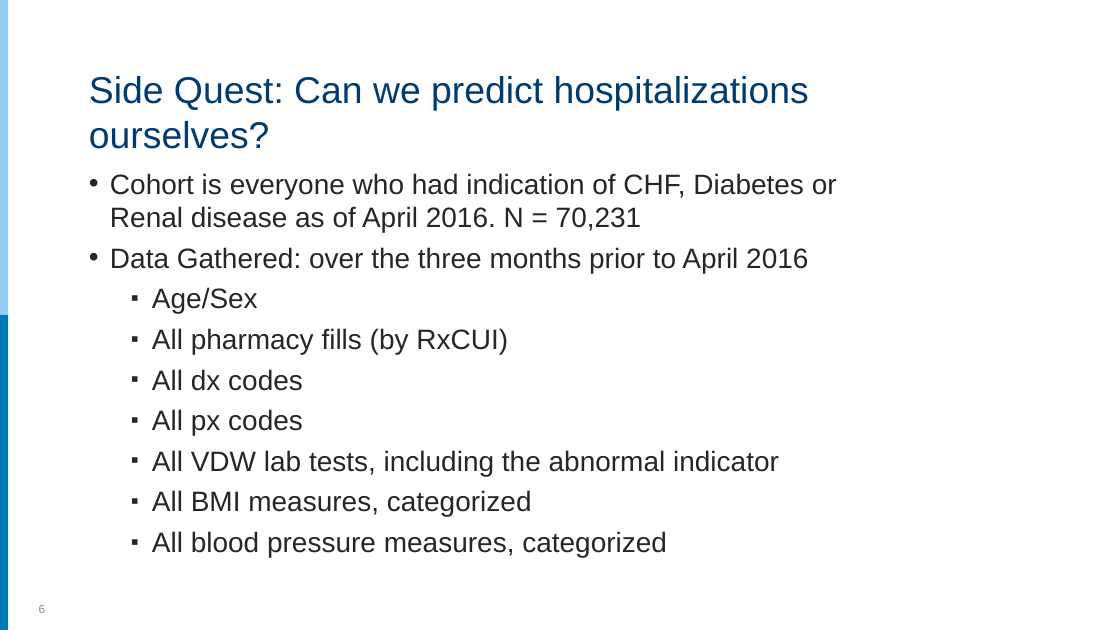
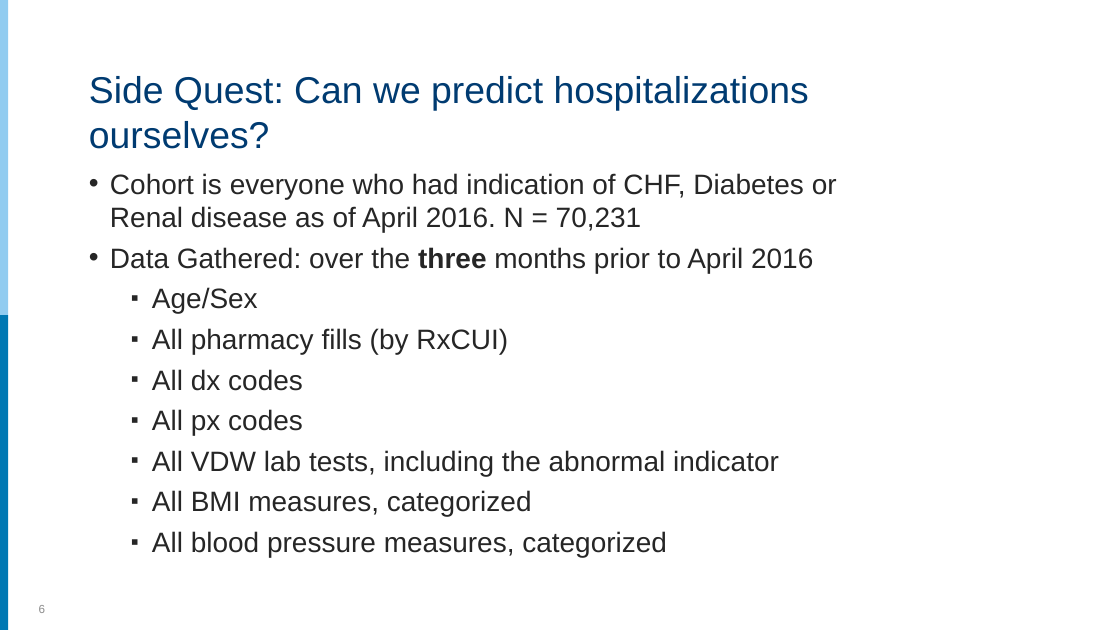
Before and after one commit to rpardee/hcsrn_2019, a slide deck: slide 6 of analytics_for_hmos.pptx. Drawn at 1120x630 pixels with LibreOffice and Linux fonts; fonts in the diff are those of the drawing. Boxes give left, top, right and bottom in pixels: in the first picture for what was removed or moved away, otherwise in the second. Text is boxed around its words. In the diff, an @@ line names an element or a change of style, - is before the commit and + after.

```diff
--- a/analytics_for_hmos.pptx
+++ b/analytics_for_hmos.pptx
@@ text at [110, 247, 813, 273]: bold on in "three" @@
```
Also in this commit, not shown: 4 other slides changed, 2 slides added.
